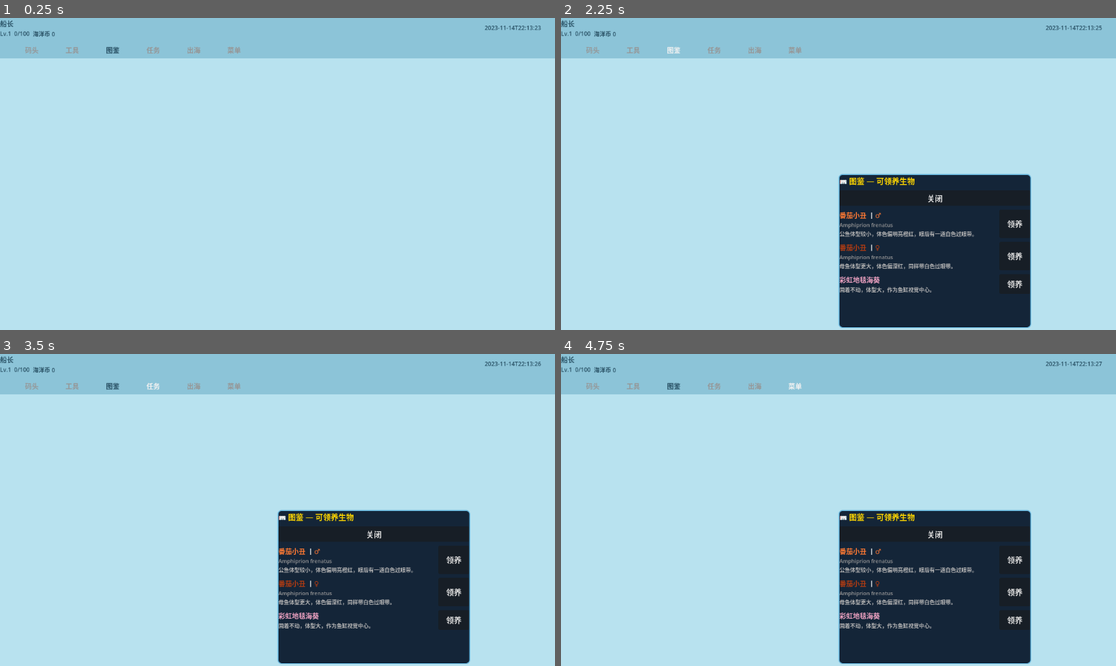
Above: before the commit, frames 1-4 (two rows, left to right).
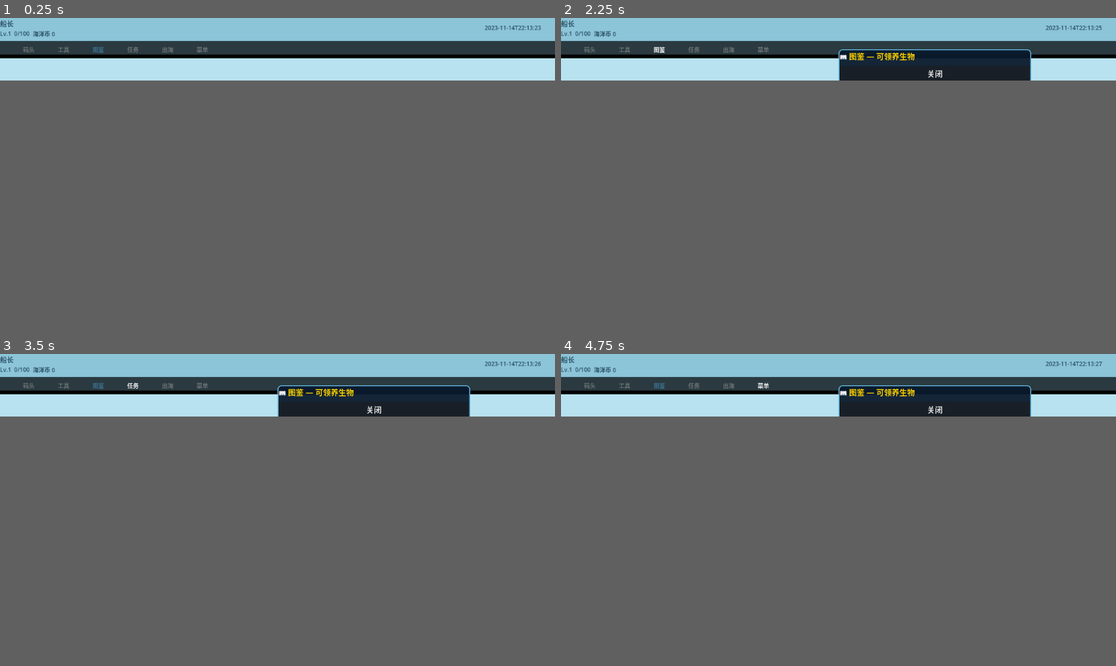
Above: after the commit, the same moments.

Repository: supdogg926/desktop-reef-tank
Game: Godot game, scene res://scenes/Main.tscn
Two runs of this game, one before a commit and one after it. Both use one fixed random seed, a clock stepped at 60 frames per second and the inputs below.
Inputs:
- Up to frame 1 (0.25 s): no input
- Up to frame 2 (2.25 s): click "码头" at 0.5 s; click "工具" at 1.25 s; click "图鉴" at 2 s
- Up to frame 3 (3.5 s): click "任务" at 2.75 s
- Up to frame 4 (4.75 s): click "出海" at 3.5 s; click "菜单" at 4.25 s
In our replay, the window is 799x449 before the commit and 799x90 after it. These sizes can differ from the game's own. Grey fills any space a smaller window leaves; there, only what the larger window draws over its background counts as a difference.

The runs differ from the first frame. In frame 1, 5.6% of the frame differs, in the area x 0-100%, y 7-13%; in frame 2, 25%, in the area x 0-100%, y 7-100%; in frame 3, 25%; in frame 4, 25%.

Commit message:
Day 3: desktop transparent overlay + anemone sway + nav bar downplay

Diff:
--- a/project.godot
+++ b/project.godot
@@ -15,7 +15,17 @@
 GameManager="*res://scripts/GameManager.gd"
 SaveManager="*res://scripts/SaveManager.gd"
 
+[display]
+
+window/size/transparent=true
+window/size/borderless=true
+window/size/always_on_top=true
+window/size/resizable=false
+window/per_pixel_transparency/allowed=true
+window/subwindows/embedded_subwindows=false
+
 [rendering]
 
 renderer/rendering_method="gl_compatibility"
 textures/canvas_textures/default_texture_filter=0
+viewport/transparent_background=true
--- a/scripts/Main.gd
+++ b/scripts/Main.gd
@@ -8,6 +8,8 @@
 const C_NAV_ACTIVE = Color8(40, 80, 100)
 const C_NAV_INACTIVE = Color8(150, 150, 150)
 const C_BTN_ADOPT = Color8(76, 175, 80)
+const ANEMONE_SWAY_RADIUS := 4.0
+const ANEMONE_SWAY_SPEED := 10.0
 
 var tank_rect: Control
 var codex_panel: PanelContainer
@@ -17,6 +19,8 @@
 
 func _ready() -> void:
 	SaveManager.load_game()
+	get_tree().get_root().set_transparent_background(true)
+	_position_overlay_window()
 	set_anchors_preset(Control.PRESET_FULL_RECT)
 	_build_top_bar()
 	_build_nav_bar()
@@ -45,6 +49,7 @@
 func _process(_delta: float) -> void:
 	if time_label:
 		time_label.text = Time.get_datetime_string_from_system()
+	_update_passthrough_region()
 	_animate_fish(_delta)
 
 
@@ -97,8 +102,8 @@
 
 func _build_nav_bar() -> void:
 	var bar = ColorRect.new()
-	bar.color = C_BAR_BG
-	bar.custom_minimum_size = Vector2(0, 36)
+	bar.color = Color(C_BAR_BG, 0.3)
+	bar.custom_minimum_size = Vector2(0, 28)
 	bar.set_anchors_preset(Control.PRESET_TOP_WIDE)
 	bar.position = Vector2(0, 48)
 	add_child(bar)
@@ -127,13 +132,13 @@
 		var btn = Button.new()
 		btn.text = item.text
 		btn.flat = true
-		btn.add_theme_font_size_override("font_size", 14)
+		btn.add_theme_font_size_override("font_size", 12)
 		if item.active:
-			btn.add_theme_color_override("font_color", C_NAV_ACTIVE)
+			btn.add_theme_color_override("font_color", Color8(60, 110, 140))
 			btn.pressed.connect(_on_codex_tab_clicked)
 		else:
-			btn.add_theme_color_override("font_color", C_NAV_INACTIVE)
-		btn.custom_minimum_size = Vector2(60, 30)
+			btn.add_theme_color_override("font_color", Color8(150, 150, 150, 160))
+		btn.custom_minimum_size = Vector2(48, 24)
 		hbox.add_child(btn)
 
 	var spacer_r = Control.new()
@@ -297,8 +302,12 @@
 	var sand_y = tank_h - 60
 
 	if data.type == "anemone":
-		rtl.position = Vector2(cx - 60, sand_y - 80)
+		var anchor := Vector2(cx - 60, sand_y - 80)
+		rtl.position = anchor
 		rtl.set_meta("fixed", true)
+		rtl.set_meta("anchor_pos", anchor)
+		rtl.set_meta("target_pos", anchor)
+		rtl.set_meta("speed", ANEMONE_SWAY_SPEED)
 	else:
 		rtl.position = Vector2(randf_range(60, tank_w - 100), randf_range(100, sand_y - 60))
 		rtl.set_meta("fixed", false)
@@ -310,20 +319,31 @@
 	for node in creature_nodes.values():
 		if not is_instance_valid(node):
 			continue
-		if node.get_meta("fixed", false):
-			continue
 		var target: Vector2 = node.get_meta("target_pos", node.position)
 		var speed: float = node.get_meta("speed", 30.0)
 		var dist = node.position.distance_to(target)
-		if dist < 4.0:
-			var tank_w = tank_rect.size.x
-			var tank_h = tank_rect.size.y
-			var sand_y = tank_h - 60
-			target = Vector2(randf_range(40, tank_w - 80), randf_range(80, sand_y - 40))
-			node.set_meta("target_pos", target)
-			node.set_meta("speed", randf_range(20.0, 50.0))
+		if node.get_meta("fixed", false):
+			# 海葵：基于锚点小范围摆动
+			if dist < 2.0:
+				var anchor: Vector2 = node.get_meta("anchor_pos", node.position)
+				target = Vector2(
+					anchor.x + randf_range(-ANEMONE_SWAY_RADIUS, ANEMONE_SWAY_RADIUS),
+					anchor.y + randf_range(-ANEMONE_SWAY_RADIUS * 0.7, ANEMONE_SWAY_RADIUS * 0.7)
+				)
+				node.set_meta("target_pos", target)
+			else:
+				node.position = node.position.move_toward(target, speed * delta)
 		else:
-			node.position = node.position.move_toward(target, speed * delta)
+			# 鱼：满屏游动
+			if dist < 4.0:
+				var tank_w = tank_rect.size.x
+				var tank_h = tank_rect.size.y
+				var sand_y = tank_h - 60
+				target = Vector2(randf_range(40, tank_w - 80), randf_range(80, sand_y - 40))
+				node.set_meta("target_pos", target)
+				node.set_meta("speed", randf_range(20.0, 50.0))
+			else:
+				node.position = node.position.move_toward(target, speed * delta)
 
 
 func _color_to_hex(c: Color) -> String:
@@ -331,6 +351,36 @@
 		"%02X%02X%02X"
 		% [clampi(int(c.r8), 0, 255), clampi(int(c.g8), 0, 255), clampi(int(c.b8), 0, 255)]
 	)
+
+
+func _position_overlay_window() -> void:
+	var screen_id := DisplayServer.window_get_current_screen()
+	var screen_size := DisplayServer.screen_get_size(screen_id)
+	var rect := OverlayLayout.calculate_overlay_rect(screen_size)
+	var window := get_window()
+	window.borderless = true
+	window.always_on_top = true
+	window.size = Vector2i(rect.size)
+	window.position = Vector2i(rect.position)
+
+
+func _update_passthrough_region() -> void:
+	# 信息栏+导航栏所在的节点（约 0-84px 高度区域）作为唯一可交互控制条
+	var control_rect := Rect2(Vector2(0, 0), Vector2(get_viewport_rect().size.x, 84))
+	var polygon := PackedVector2Array(
+		[
+			control_rect.position,
+			Vector2(control_rect.end.x, control_rect.position.y),
+			control_rect.end,
+			Vector2(control_rect.position.x, control_rect.end.y),
+		]
+	)
+	DisplayServer.window_set_mouse_passthrough(polygon)
+
+
+func _unhandled_key_input(event: InputEvent) -> void:
+	if event.is_action_pressed("ui_cancel"):
+		get_tree().quit()
 
 
 # ── 帮助函数 ────────────────────────────────────────────────────
--- /dev/null
+++ b/scripts/overlay_layout.gd
@@ -0,0 +1,8 @@
+class_name OverlayLayout
+extends RefCounted
+
+
+static func calculate_overlay_rect(screen_size: Vector2i, height_ratio: float = 0.2) -> Rect2i:
+	var h := int(round(screen_size.y * height_ratio))
+	var y := screen_size.y - h
+	return Rect2i(0, y, screen_size.x, h)
--- /dev/null
+++ b/tests/unit/test_overlay_layout.gd
@@ -0,0 +1,11 @@
+extends GutTest
+
+
+func test_overlay_rect_1920x1080() -> void:
+	var rect := OverlayLayout.calculate_overlay_rect(Vector2i(1920, 1080))
+	assert_eq(rect, Rect2i(0, 864, 1920, 216), "1920x1080 bottom 1/5: y=864 h=216")
+
+
+func test_overlay_rect_2560x1440() -> void:
+	var rect := OverlayLayout.calculate_overlay_rect(Vector2i(2560, 1440))
+	assert_eq(rect, Rect2i(0, 1152, 2560, 288), "2560x1440 bottom 1/5: y=1152 h=288")
Not shown, added: scripts/overlay_layout.gd.uid
Not shown, added: tests/unit/test_overlay_layout.gd.uid
